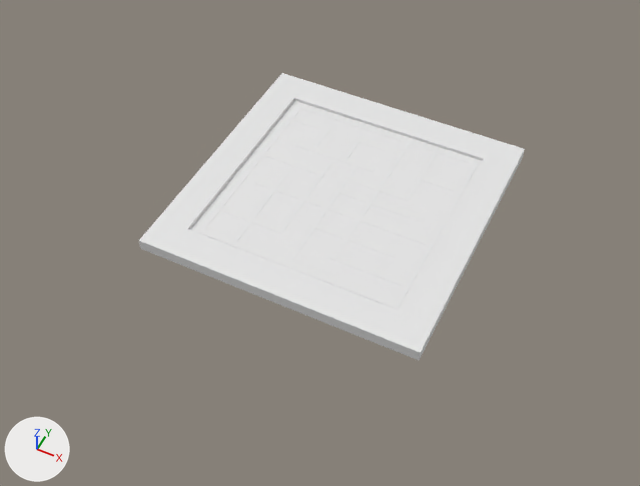
Two versions of the Blender file Assets/3D/Map/Level1.blend, one commit apart.
Rendered twice from a camera (50 mm lens) standing at (329.0, -717.0, 791.0) and looking at (-4.0, -51.0, -42.0). The lights are fixed; the arrows at lower left show +X, +Y and +Z.

In view in the first picture: 'Jalan', 'Jalan.002', 'Rumput', 'Tembok'.
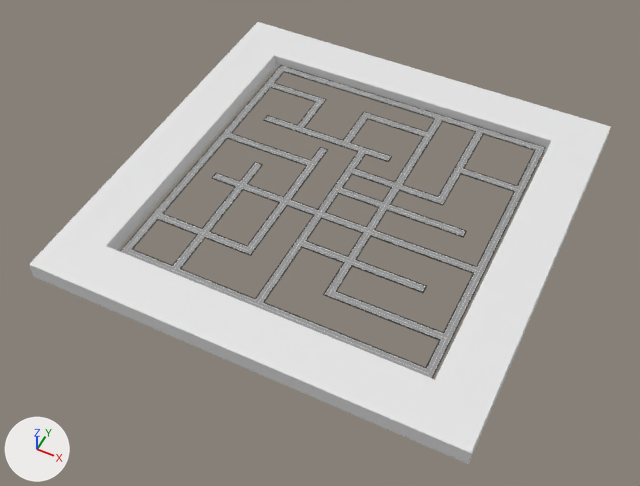
The change, as a list of edits to the scene's bpy script:
```text
Add mat_material:
    mat_material = principled_material('Material')
    mat_material.base_color = (0.305, 0.305, 0.305)  # grey #969696
Add mat_material_001:
    mat_material_001 = principled_material('Material.001')
    mat_material_001.base_color = (0.8, 0.8, 0.8)  # white #e7e7e7
Add mat_material_002:
    mat_material_002 = principled_material('Material.002')
    mat_material_002.base_color = (0.0248, 0.0248, 0.0248)  # black #2c2c2c
Change me_plane_001:
    used by ob_jalan; location = (0.0, 0.0, 0.0)
    remove me_plane_001.from_pydata(...)  # 158 vertices, 93 faces; spans x -130.0..135.0, y -135.0..135.0, z 0.0
    add me_plane_001.from_pydata(...)  # 158 vertices, 93 faces; spans x -191.0..202.0, y -203.0..198.0, z 0.0
    me_plane_001 part 1: 158 vertices removed from x -130.0..135.0, y -135.0..135.0, z 0.0; 158 vertices added at x -191.0..202.0, y -203.0..198.0, z 0.0
    add me_plane_001.materials.append(mat_material)  # grey #969696
Change me_cube_002:
    where me_cube_002.from_pydata(...)  # 16 vertices, 16 faces; spans x -181.0..181.0, y -181.0..181.0, z -11.0..4.0
    used by ob_tembok; location = (0.0, 0.0, 0.0)
    me_cube_002 part 2: the whole mesh is scaled about its middle by 1.5
Add me_plane_007:
    me_plane_007.from_pydata(...)  # 158 vertices, 96 faces; spans x -188.0..198.0, y -199.0..194.0, z 0.0
    me_plane_007.materials.append(mat_material_001)  # white #e7e7e7
Add me_plane_008:
    me_plane_008.from_pydata(...)  # 1580 vertices, 1580 faces; spans x -193.0..204.0, y -205.0..200.0, z -1.0..0.0
    # faces by material slot: [948, 632]
    me_plane_008.materials.append(mat_material_001)  # white #e7e7e7
    me_plane_008.materials.append(mat_material_002)  # black #2c2c2c
Remove ob_rumput:
    ob_rumput = bpy.data.objects.new('Rumput', me_plane)
    ob_rumput.location = (0.0, 0.0, 0.0)
Remove ob_jalan_002:
    ob_jalan_002 = bpy.data.objects.new('Jalan.002', me_plane_006)
    ob_jalan_002.location = (0.0, 0.0, 0.0)
Add ob_jalan_001:
    ob_jalan_001 = bpy.data.objects.new('Jalan.001', me_plane_007)
    ob_jalan_001.location = (0.0, 0.0, 0.0)
Add ob_jalan_003:
    ob_jalan_003 = bpy.data.objects.new('Jalan.003', me_plane_008)
    ob_jalan_003.location = (0.0, 0.0, 1.0)
```

Boxes (x1, y1, x2, y2) around the edits, measured in the pictures (640 x 486 px):
'Tembok', mesh rescaled (51% wider, 54% taller): before (139, 73, 525, 360); after (29, 22, 611, 464)
'Rumput', deleted: before (190, 101, 482, 311)
'Jalan', reshaped (49% wider, 51% taller): before (196, 104, 479, 310); after (122, 66, 544, 378)
'Jalan.003', added: after (119, 65, 546, 379)
    faces in mat_material_002 (black #2c2c2c): (119, 65, 546, 379)
    faces in mat_material_001 (white #e7e7e7): (121, 66, 544, 378)
'Jalan.001', added: after (129, 69, 540, 373)
'Jalan.002', deleted: before (200, 106, 474, 306)
